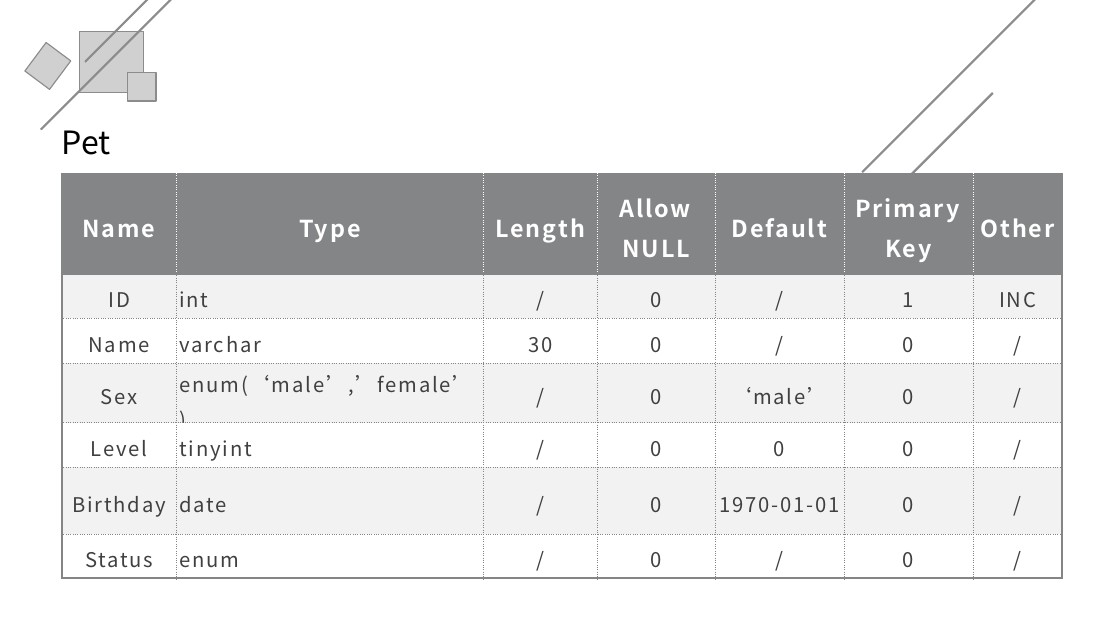
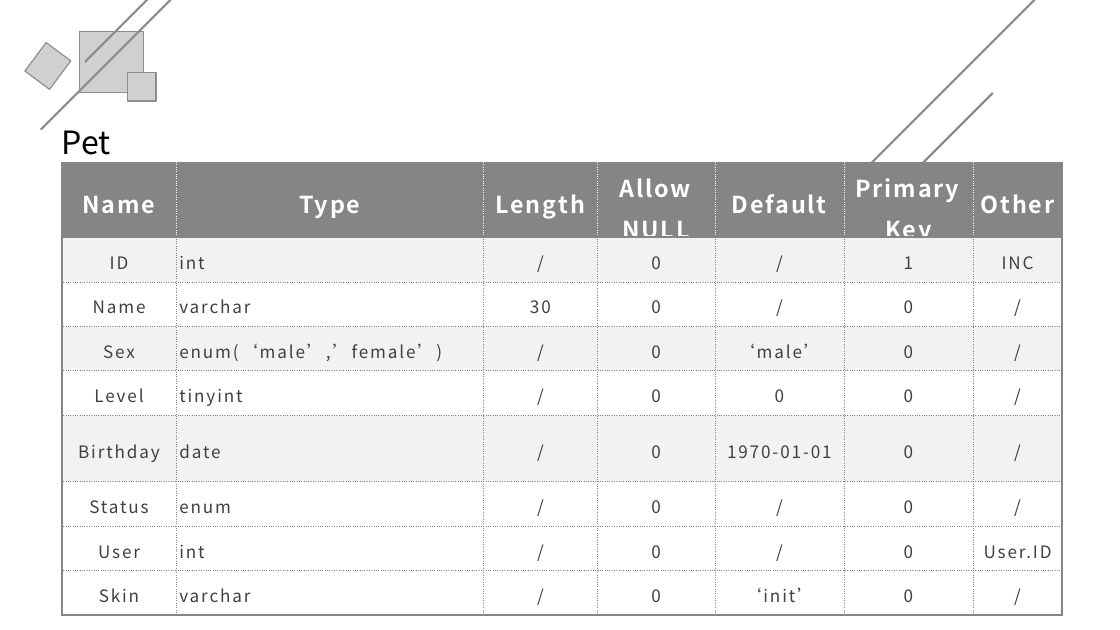
Before and after one commit to xubanxian233/teamProjiect, a slide deck: slide 15 of 文档/TimeMaster_数据库设计答辩.pptx. Drawn at 1120x630 pixels with LibreOffice and Linux fonts; fonts in the diff are those of the drawing; grey boxes stand for pictures. Boxes give left, top, right and bottom in pixels: in the first picture for what was removed or moved away, otherwise in the second. Text is boxed around its words. In the diff, an @@ line names an element or a change of style, - is before the commit and + after.

```diff
--- a/文档/TimeMaster_数据库设计答辩.pptx
+++ b/文档/TimeMaster_数据库设计答辩.pptx
@@ table at [62,164,1061,616] @@
+row 8: User | int | / | 0 | / | 0 | User.ID
+row 9: Skin | varchar | / | 0 | ‘init’ | 0 | /
@@ table: place and size @@
-table at [62,174,1061,572]
+table at [62,164,1061,616]
```
Also in this commit, not shown: 8 other slides changed, 3 slides added, 1 other file.
